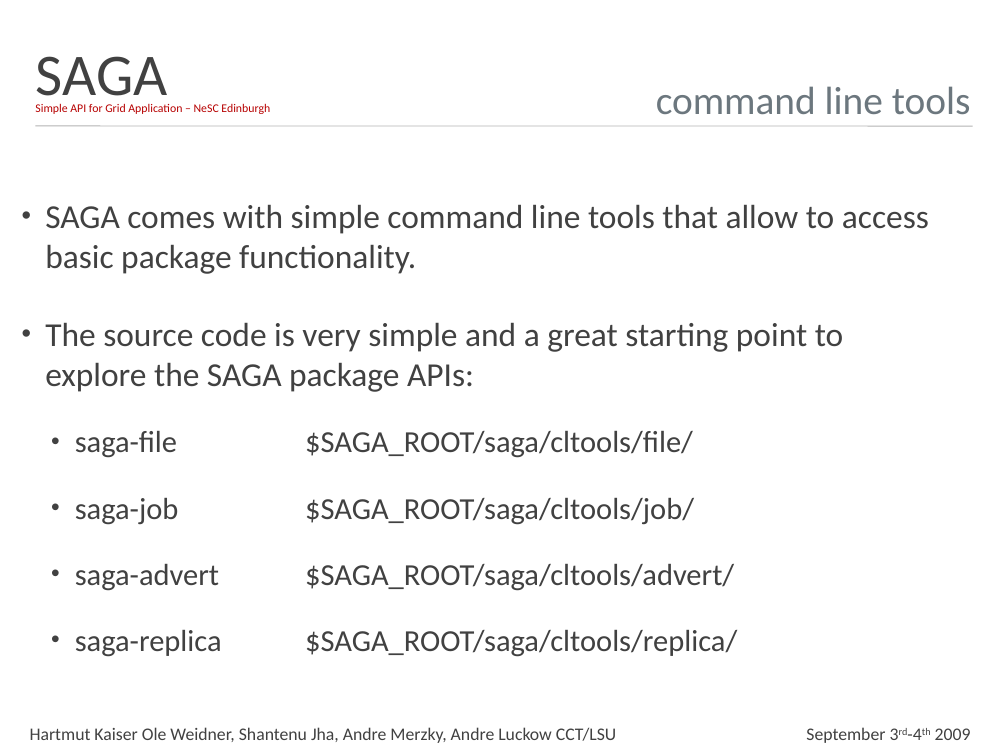
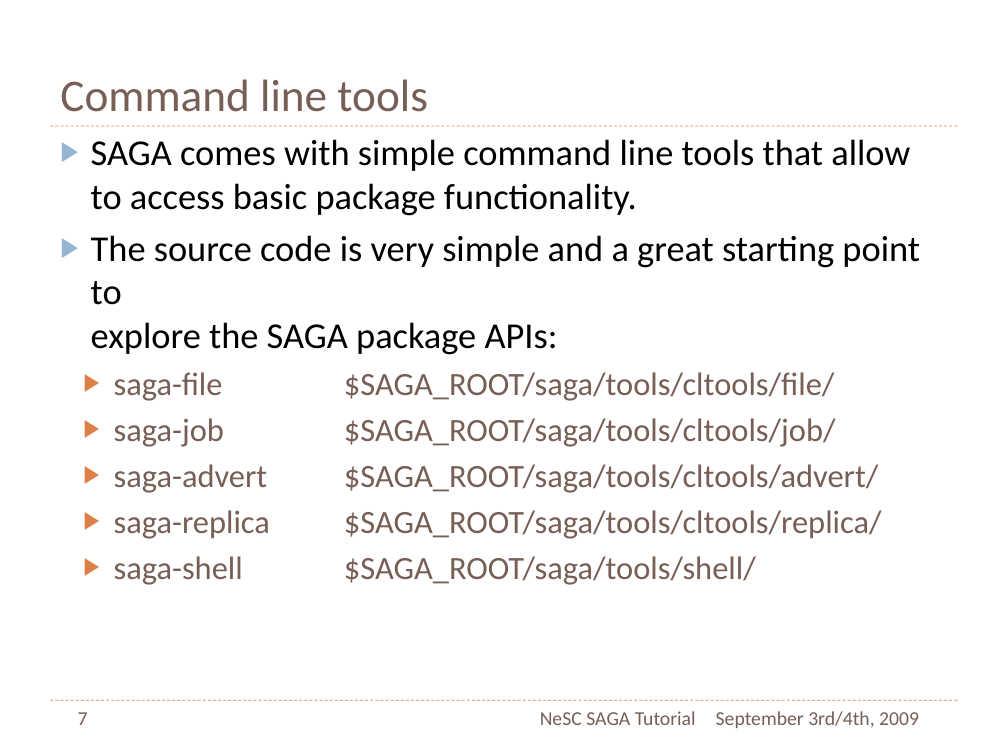
Before and after one commit to saga-project/saga-cpp-legacy-projects, a slide deck: slide 7 of tutorial/NeSC-2009/NeSC09-Practical-PPT.pptx (slide 5 before the commit). Drawn at 1008x756 pixels with LibreOffice and Linux fonts; fonts in the diff are those of the drawing; background and template pictures are left out. Boxes give left, top, right and bottom in pixels: in the first picture for what was removed or moved away, otherwise in the second. Text is boxed around its words. In the diff, an @@ line names an element or a change of style, - is before the commit and + after.

```diff
--- a/tutorial/NeSC-2009/NeSC09-Practical-PPT.pptx
+++ b/tutorial/NeSC-2009/NeSC09-Practical-PPT.pptx
@@ title "Command line tools" at (60, 79, 428, 112): vertical alignment middle to bottom @@
@@ text removed at (36, 56, 168, 109) @@
-SAGA
@@ title at (60, 79, 428, 112): text changed; size 40 to 46 pt; text colour #6C777E to #775F55 @@
-command line tools
+Command line tools
@@ text removed at (35, 103, 270, 114) @@
-Simple API for Grid Application – NeSC Edinburgh
@@ text "SAGA comes with simple command ...": place and size @@
-text "SAGA comes with simple command ..." at (45, 204, 929, 657)
+text "SAGA comes with simple command ..." at (91, 139, 920, 585)
@@ line moved from (35, 126) - (973, 126) to (50, 126) - (958, 126) @@
@@ line (50, 126) - (958, 126): stroke #B3B3B3 1 pt to #DD8047 0.75 pt dashed @@
@@ text at (91, 139, 920, 355): size 34 to 37 pt, text colour #414141 to #000000 in "SAGA comes with simple command line tools ...", "The source code is very simple and ..."; bullet • to ▶; less space between paragraphs; bullet colour #414141 to #94B6D2 @@
@@ text at (114, 372, 882, 585): text changed; size 31 to 33 pt; text colour #414141 to #775F55 @@
-  • saga-file $SAGA_ROOT/saga/cltools/file/
-  • saga-job $SAGA_ROOT/saga/cltools/job/
-  • saga-advert $SAGA_ROOT/saga/cltools/advert/
-  • saga-replica $SAGA_ROOT/saga/cltools/replica/
+  ▶ saga-file $SAGA_ROOT/saga/tools/cltools/file/
+  ▶ saga-job $SAGA_ROOT/saga/tools/cltools/job/
+  ▶ saga-advert $SAGA_ROOT/saga/tools/cltools/advert/
+  ▶ saga-replica $SAGA_ROOT/saga/tools/cltools/replica/
+  ▶ saga-shell $SAGA_ROOT/saga/tools/shell/
@@ line added from (50, 700) to (958, 700), #DD8047 0.75 pt dashed @@
@@ page number added at (78, 712, 88, 725), 20 pt, text #775F55 @@
+7
@@ text added at (540, 711, 696, 725), 20 pt, text #775F55 @@
+NeSC SAGA Tutorial
@@ text added at (716, 711, 919, 728), 20 pt, text #775F55 @@
+September 3rd/4th, 2009
@@ text removed at (30, 727, 616, 743) @@
-Hartmut Kaiser Ole Weidner, Shantenu Jha, Andre Merzky, Andre Luckow CCT/LSU
@@ text removed at (806, 727, 971, 743) @@
-September 3rd-4th 2009
```
Also in this commit, not shown: 9 other slides changed, 23 slides added, 4 slides removed.
